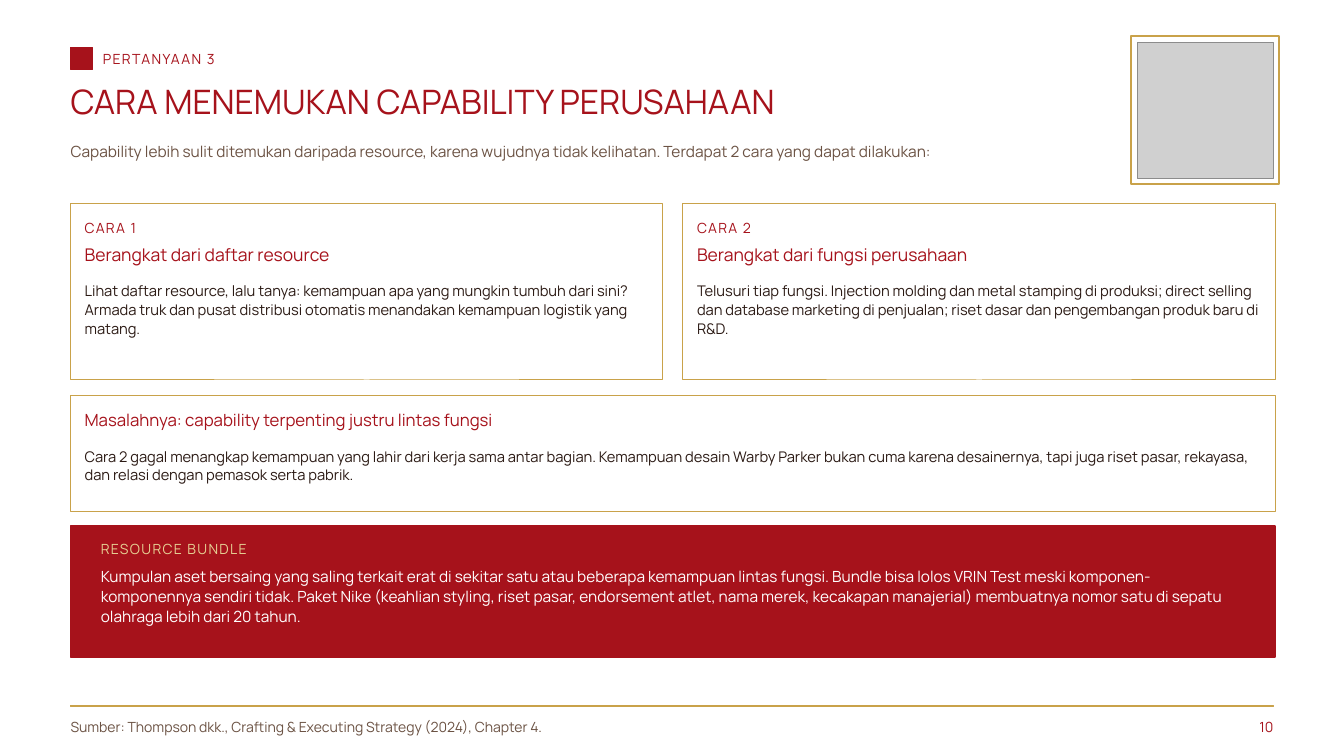
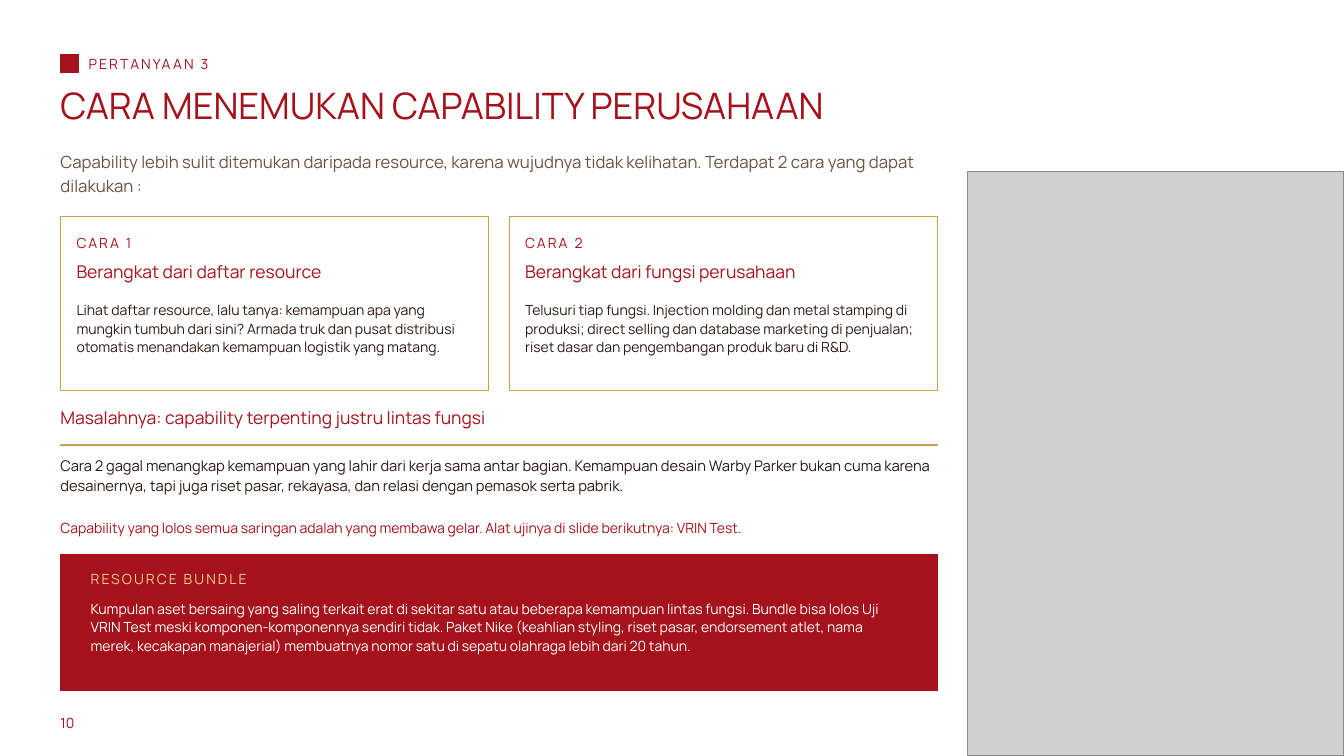
Before and after one commit to aslihabnuri/Dom-Manipulation, a slide deck: slide 10 of materi-strategic-management/presentasi/SMJKT_Group 4_Case Manchester United_tema cream.pptx. Drawn at 1344x756 pixels with LibreOffice and Linux fonts; fonts in the diff are those of the drawing; grey boxes stand for pictures; background and template pictures are left out. Boxes give left, top, right and bottom in pixels: in the first picture for what was removed or moved away, otherwise in the second. Text is boxed around its words. In the diff, an @@ line names an element or a change of style, - is before the commit and + after.

```diff
--- a/materi-strategic-management/presentasi/SMJKT_Group 4_Case Manchester United_tema cream.pptx
+++ b/materi-strategic-management/presentasi/SMJKT_Group 4_Case Manchester United_tema cream.pptx
@@ rectangle resized from (x1=71, y1=47, x2=93, y2=70) to (x1=60, y1=54, x2=79, y2=73) @@
@@ rectangle removed at (x1=1131, y1=36, x2=1279, y2=185) @@
@@ picture removed at (x1=1137, y1=42, x2=1273, y2=178) @@
@@ text "CARA MENEMUKAN CAPABILITY PERUSAHAAN" moved from (x1=71, y1=89, x2=775, y2=115) to (x1=60, y1=92, x2=824, y2=120) @@
@@ text "CARA MENEMUKAN CAPABILITY PERUSAHAAN" at (x1=60, y1=92, x2=824, y2=120): size 24 to 26 pt @@
@@ text at (x1=60, y1=155, x2=914, y2=193): text changed; size 11 to 12 pt @@
-Capability lebih sulit ditemukan daripada resource, karena wujudnya tidak kelihatan. Terdapat 2 cara yang dapat dilakukan:
+Capability lebih sulit ditemukan daripada resource, karena wujudnya tidak kelihatan. Terdapat 2 cara yang dapat dilakukan :
@@ picture added at (x1=968, y1=171, x2=1344, y2=756) @@
@@ rectangle resized from (x1=71, y1=204, x2=663, y2=380) to (x1=60, y1=217, x2=489, y2=390) @@
@@ text "CARA 1" moved from (x1=85, y1=222, x2=136, y2=233) to (x1=77, y1=237, x2=131, y2=248) @@
@@ rectangle resized from (x1=684, y1=204, x2=1276, y2=380) to (x1=509, y1=217, x2=938, y2=390) @@
@@ letter spacing 1 to 1.5 pt in 4 elements at (x1=201, y1=59, x2=209, y2=69), (x1=91, y1=573, x2=247, y2=584), (x1=77, y1=237, x2=131, y2=248), (x1=525, y1=237, x2=583, y2=248) @@
@@ text "CARA 2" moved from (x1=697, y1=222, x2=751, y2=233) to (x1=525, y1=237, x2=583, y2=248) @@
@@ text "Berangkat dari daftar resource" moved from (x1=85, y1=248, x2=329, y2=266) to (x1=77, y1=265, x2=321, y2=283) @@
@@ text "Berangkat dari fungsi perusahaan" moved from (x1=697, y1=248, x2=967, y2=266) to (x1=525, y1=265, x2=795, y2=283) @@
@@ text "Lihat daftar resource, lalu tanya: ..." moved from (x1=85, y1=285, x2=628, y2=338) to (x1=77, y1=304, x2=455, y2=356) @@
@@ text "Lihat daftar resource, lalu tanya: ..." at (x1=77, y1=304, x2=455, y2=356): size 10.5 to 10 pt; line spacing 1.06 to 1.12 @@
@@ text "Telusuri tiap fungsi. Injection molding ..." at (x1=525, y1=304, x2=913, y2=356): size 10.5 to 10 pt; line spacing 1.06 to 1.12 @@
@@ text "Telusuri tiap fungsi. Injection molding ..." moved from (x1=697, y1=285, x2=1258, y2=335) to (x1=525, y1=304, x2=913, y2=356) @@
@@ text "Masalahnya: capability terpenting justru lintas ..." moved from (x1=85, y1=413, x2=493, y2=431) to (x1=60, y1=411, x2=486, y2=429) @@
@@ text "Masalahnya: capability terpenting justru lintas ..." at (x1=60, y1=411, x2=486, y2=429): size 12 to 12.5 pt @@
@@ rectangle resized from (x1=71, y1=395, x2=1275, y2=511) to (x1=60, y1=445, x2=938, y2=446) @@
@@ rectangle at (x1=60, y1=445, x2=938, y2=446): fill #FFFFFF to #C9A24A; outline #C9A24A 0.75 pt to #C9A24A 1 pt @@
@@ text "Cara 2 gagal menangkap kemampuan ..." moved from (x1=85, y1=451, x2=1248, y2=484) to (x1=60, y1=460, x2=930, y2=495) @@
@@ text "Cara 2 gagal menangkap kemampuan ..." at (x1=60, y1=460, x2=930, y2=495): line spacing 1.06 to 1.12 @@
@@ text added at (x1=60, y1=522, x2=742, y2=537), 10 pt, text #A6121B @@
+Capability yang lolos semua saringan adalah yang membawa gelar. Alat ujinya di slide berikutnya: VRIN Test.
@@ rectangle resized from (x1=71, y1=526, x2=1275, y2=657) to (x1=60, y1=555, x2=938, y2=691) @@
@@ text "RESOURCE BUNDLE" moved from (x1=101, y1=543, x2=246, y2=554) to (x1=91, y1=573, x2=247, y2=584) @@
@@ text at (x1=91, y1=603, x2=879, y2=655): text changed; size 11 to 10 pt @@
-Kumpulan aset bersaing yang saling terkait erat di sekitar satu atau beberapa kemampuan lintas fungsi. Bundle bisa lolos VRIN Test meski komponen-komponennya sendiri tidak. Paket Nike (keahlian styling, riset pasar, endorsement atlet, nama merek, kecakapan manajerial) membuatnya nomor satu di sepatu olahraga lebih dari 20 tahun.
+Kumpulan aset bersaing yang saling terkait erat di sekitar satu atau beberapa kemampuan lintas fungsi. Bundle bisa lolos Uji VRIN Test meski komponen-komponennya sendiri tidak. Paket Nike (keahlian styling, riset pasar, endorsement atlet, nama merek, kecakapan manajerial) membuatnya nomor satu di sepatu olahraga lebih dari 20 tahun.
@@ text "10" moved from (x1=1259, y1=721, x2=1273, y2=732) to (x1=60, y1=717, x2=74, y2=728) @@
@@ text "10" at (x1=60, y1=717, x2=74, y2=728): alignment right to left @@
@@ rectangle removed at (x1=71, y1=706, x2=1273, y2=707) @@
@@ text removed at (x1=71, y1=720, x2=541, y2=736) @@
-Sumber: Thompson dkk., Crafting & Executing Strategy (2024), Chapter 4.
```
Also in this commit, not shown: 32 other slides changed, 8 other files.
